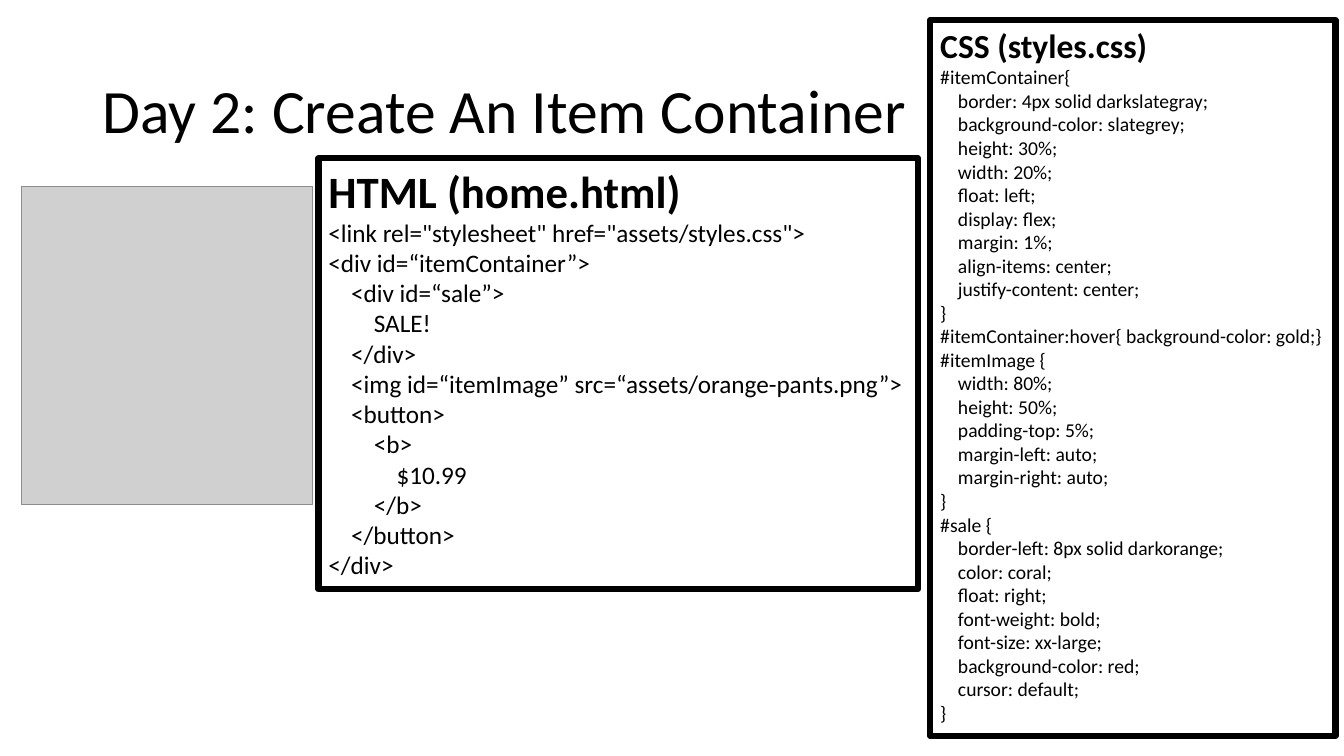
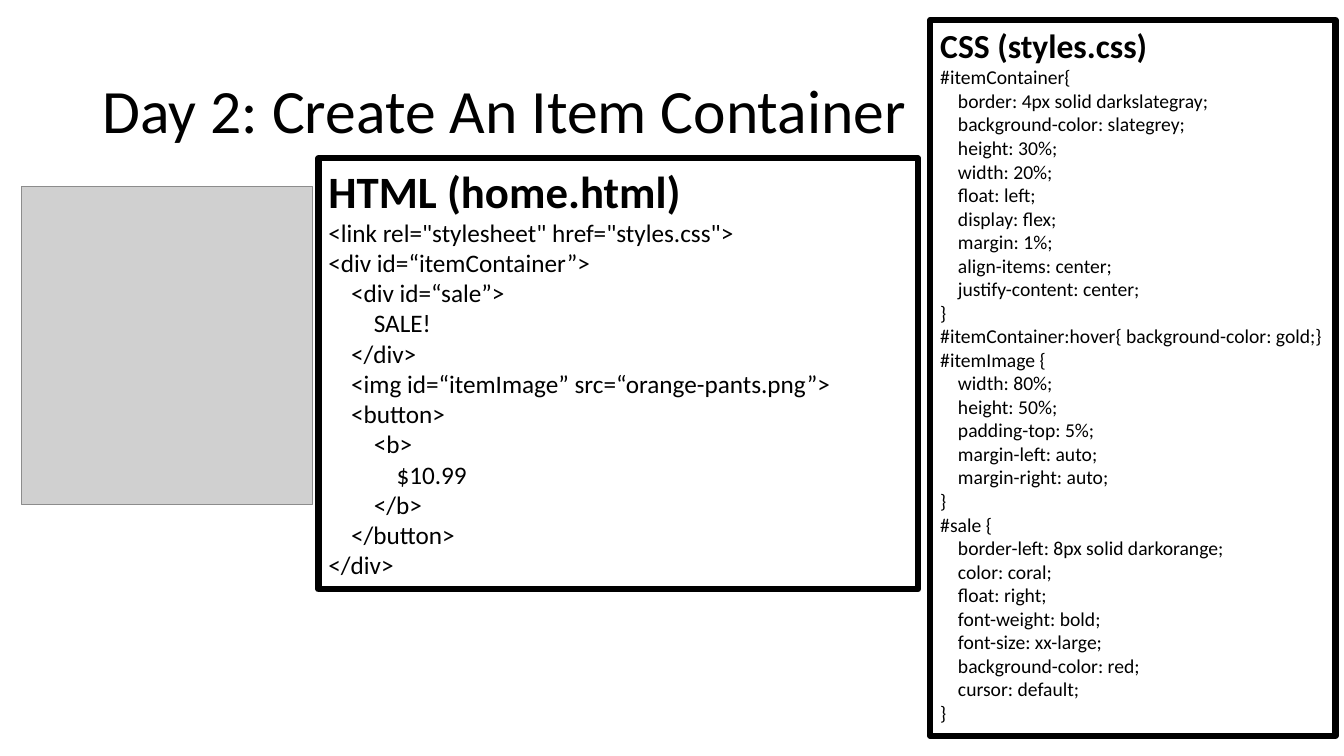
Before and after one commit to MrJoshGross/Course-Curricular-Material, a slide deck: slide 6 of Computer Science Discoveries/Projects/Project 3/Project 3 Checklist.pptx (slide 5 before the commit). Drawn at 1344x756 pixels with LibreOffice and Linux fonts; fonts in the diff are those of the drawing; grey boxes stand for pictures. Boxes give left, top, right and bottom in pixels: in the first picture for what was removed or moved away, otherwise in the second. Text is boxed around its words. In the diff, an @@ line names an element or a change of style, - is before the commit and + after.

```diff
--- a/Computer Science Discoveries/Projects/Project 3/Project 3 Checklist.pptx
+++ b/Computer Science Discoveries/Projects/Project 3/Project 3 Checklist.pptx
@@ text in rectangle at <box>328,224,733,246</box>: text changed @@
-<link rel="stylesheet" href="assets/styles.css">
+<link rel="stylesheet" href="styles.css">
@@ text in rectangle at <box>351,375,830,398</box>: text changed @@
-<img id=“itemImage” src=“assets/orange-pants.png”>
+<img id=“itemImage” src=“orange-pants.png”>
```
Also in this commit, not shown: 7 other slides changed, 1 slide added, 1 other file.
